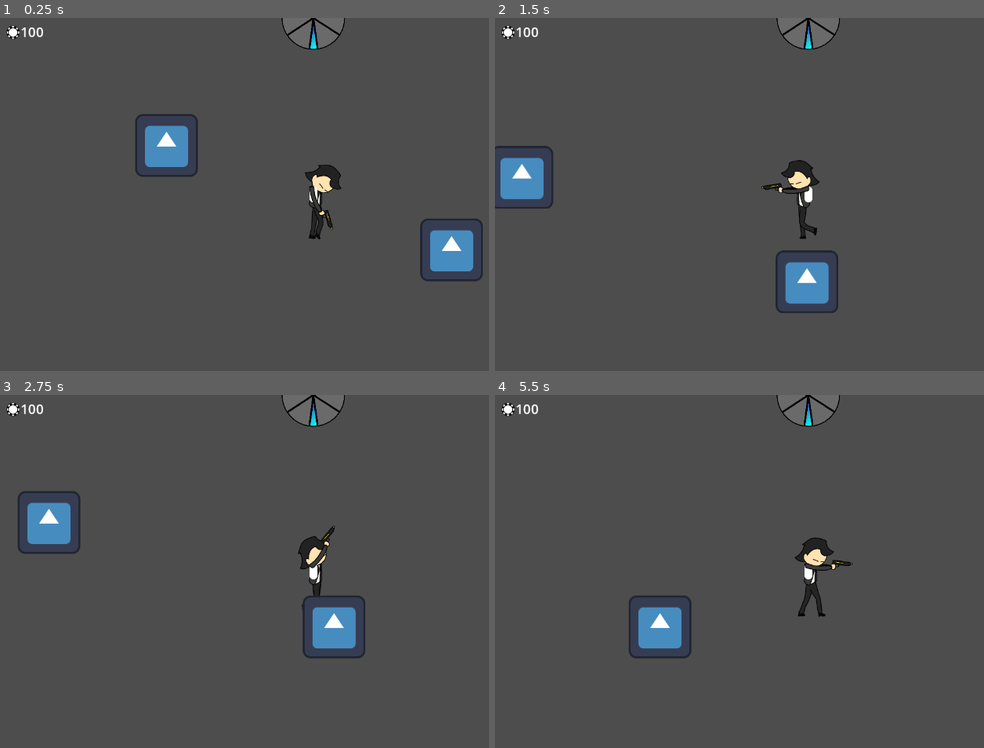
Above: before the commit, frames 1-4 (two rows, left to right).
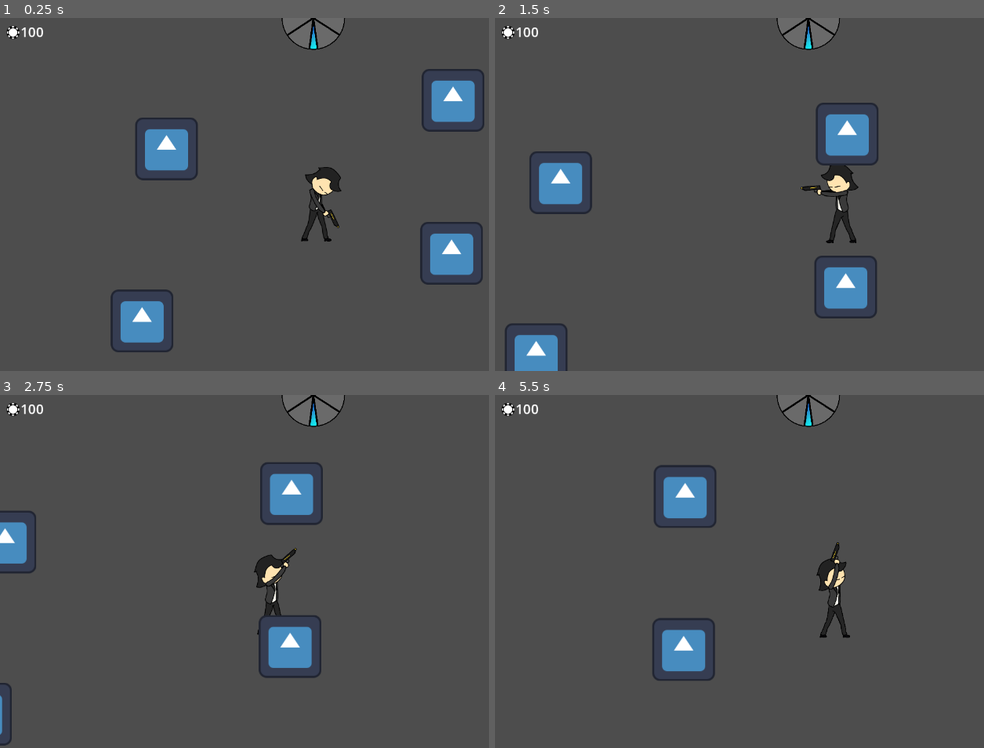
Above: after the commit, the same moments.

Repository: ClipperDev/spinning-game
Game: Godot game, scene res://levels/test_world.tscn
Two runs of this game, one before a commit and one after it. Both use one fixed random seed, a clock stepped at 60 frames per second and the inputs below. The engine's default icon, where the game draws it, is replaced by a stand-in: a white triangle on a blue panel in a dark square.
Inputs (mouse positions are in pixels of both pictures, inside the frame that each line leads up to):
- Up to frame 1 (0.25 s): no input
- Up to frame 2 (1.5 s): move the mouse to (944, 176) at 0.52 s; press the mouse at (944, 176) at 0.53 s; hold D (right) from 0.53 s (still down); tap Space (jump) at 0.77 s; move the mouse to (680, 212) at 1.27 s; release the mouse at (680, 212) at 1.28 s; tap Q (spin) at 1.35 s
- Up to frame 3 (2.75 s): tap Space (jump) at 1.52 s; move the mouse to (376, 493) at 2.02 s; release D (right) at 2.03 s; press the mouse at (376, 493) at 2.03 s; hold A (left) from 2.03 s (still down)
- Up to frame 4 (5.5 s): move the mouse to (778, 642) at 2.77 s; release A (left) at 2.78 s; release the mouse at (778, 642) at 2.78 s; hold D (right) 2.78-4.28 s; tap Q (spin) at 2.85, 4.35 s; tap Space (jump) at 3.02, 3.77, 4.52 s; move the mouse to (outside the picture) at 3.52 s; press the mouse at (outside the picture) at 3.53 s; move the mouse to (622, 518) at 4.27 s; release the mouse at (622, 518) at 4.28 s; hold A (left) 4.28-5.03 s; move the mouse to (842, 571) at 5.02 s; press the mouse at (842, 571) at 5.03 s; hold D (right) from 5.03 s (still down)

The runs differ from the first frame. In frame 1, 4.4% of the frame differs, in the area x 22-100%, y 14-95%; in frame 2, 8.6%, in the area x 0-79%, y 24-100%; in frame 3, 7.2%; in frame 4, 4.8%.

Commit message:
player camera movement
player can now walk forward and backward
the camera moves where the player is looking

Diff:
--- a/levels/test_world.tscn
+++ b/levels/test_world.tscn
@@ -32,3 +32,11 @@
 [node name="Icon2" type="Sprite2D" parent="." unique_id=420754893]
 position = Vector2(937, 627)
 texture = ExtResource("4_lqt7o")
+
+[node name="Icon3" type="Sprite2D" parent="." unique_id=922988026]
+position = Vector2(305, 765)
+texture = ExtResource("4_lqt7o")
+
+[node name="Icon4" type="Sprite2D" parent="." unique_id=147082135]
+position = Vector2(940, 315)
+texture = ExtResource("4_lqt7o")
--- /dev/null
+++ b/player/camera.gd
@@ -0,0 +1,22 @@
+extends Camera2D
+
+@export var shake_fade: float = 10.0
+
+var player_favor: float = 20
+
+var _shake: float = 0
+
+func _ready() -> void:
+	Global.camera = self
+
+func _physics_process(_delta: float) -> void:
+	var path: Vector2 = -Global.player.global_position + get_global_mouse_position()
+	global_position = (Global.player.global_position + (path * player_favor/100))
+
+func _process(delta: float) -> void:
+	if _shake > 0:
+		_shake = lerp(_shake, 0.0, shake_fade * delta)
+	offset = Vector2(randf_range(-_shake, _shake), randf_range(-_shake, _shake))
+
+func shake(shake_strength: float):
+	_shake = shake_strength
--- a/player/player.tscn
+++ b/player/player.tscn
@@ -10,6 +10,7 @@
 [ext_resource type="Texture2D" uid="uid://csn8m6xadp7cj" path="res://player/sprites/backhand.png" id="6_hg6s5"]
 [ext_resource type="Texture2D" uid="uid://21f1xjoanekx" path="res://player/sprites/head.png" id="7_rgyib"]
 [ext_resource type="Texture2D" uid="uid://deoiro8ynbip6" path="res://player/sprites/walk.png" id="8_8t03j"]
+[ext_resource type="Script" uid="uid://chts54o0pwjjd" path="res://player/camera.gd" id="10_2ieo8"]
 
 [sub_resource type="AtlasTexture" id="AtlasTexture_2ieo8"]
 atlas = ExtResource("8_8t03j")
@@ -97,11 +98,11 @@
 "speed": 12.0
 }]
 
+[sub_resource type="CapsuleShape2D" id="CapsuleShape2D_1vivr"]
+radius = 17.0
+height = 152.0
+
 [sub_resource type="CapsuleMesh" id="CapsuleMesh_8vrlf"]
-
-[sub_resource type="CapsuleShape2D" id="CapsuleShape2D_1vivr"]
-radius = 14.0
-height = 152.0
 
 [node name="player" type="CharacterBody2D" unique_id=821478642]
 script = ExtResource("1_oul6g")
@@ -148,16 +149,19 @@
 
 [node name="slots" type="Node2D" parent="." unique_id=2139044610]
 
+[node name="CollisionShape2D" type="CollisionShape2D" parent="." unique_id=643962234]
+position = Vector2(-2, 16)
+shape = SubResource("CapsuleShape2D_1vivr")
+
 [node name="MeshInstance2D" type="MeshInstance2D" parent="." unique_id=1042281610]
+visible = false
 position = Vector2(0, 1.9073486e-06)
 scale = Vector2(16, 16.000002)
 mesh = SubResource("CapsuleMesh_8vrlf")
 
-[node name="CollisionShape2D" type="CollisionShape2D" parent="." unique_id=643962234]
-position = Vector2(6, 14)
-shape = SubResource("CapsuleShape2D_1vivr")
-
-[node name="Camera2D" type="Camera2D" parent="." unique_id=1994980958]
+[node name="Camera2D" type="Camera2D" parent="." unique_id=1384453235]
+position_smoothing_enabled = true
+script = ExtResource("10_2ieo8")
 
 [node name="ui" parent="." unique_id=737340152 instance=ExtResource("2_rkbax")]
 offset_left = -640.0
--- a/project.godot
+++ b/project.godot
@@ -14,6 +14,10 @@
 run/main_scene="uid://bymfu3lcxrk63"
 config/features=PackedStringArray("4.7", "Forward Plus")
 config/icon="res://icon.svg"
+
+[autoload]
+
+Global="*uid://snxcxvkpu0pi"
 
 [display]
 
--- /dev/null
+++ b/scripts/Global.gd
@@ -0,0 +1,4 @@
+extends Node
+
+var player: Player
+var camera: Camera2D
--- a/scripts/player.gd
+++ b/scripts/player.gd
@@ -1,4 +1,5 @@
 extends CharacterBody2D
+class_name Player
 
 @onready var ui = $ui
 @onready var gun_pivot: Node2D = $gun_pivot
@@ -24,6 +25,9 @@
 
 var gun_flipped: bool = false
 var direction: float = 1
+
+func _ready() -> void:
+	Global.player = self
 
 func _process(_delta: float) -> void:
 	rotate_gun()
@@ -74,10 +78,17 @@
 func body_flipper_and_anim():
 	if gun_flipped:
 		body_pivot.scale.x = abs(body_pivot.scale.x) * -1
-		if direction >= 0:
+		if direction >= 1:
 			body_anim.play_backwards("walk")
-
+		elif direction <= -1:
+			body_anim.play("walk")
+		else: body_anim.play("idle")
 	elif not gun_flipped:
+		if direction <= -1:
+			body_anim.play_backwards("walk")
+		elif direction >= 1:
+			body_anim.play("walk")
+		else: body_anim.play("idle")
 		body_pivot.scale.x = abs(body_pivot.scale.x)
 
 
@@ -113,6 +124,7 @@
 		ammo -= 1
 
 
+
 # replace a section with a new one
 func replace_wheel_section(section: WheelSlot, slot: int, jackpot: float = false) -> void:
 	if jackpot:
--- a/ui/ui.tscn
+++ b/ui/ui.tscn
@@ -10,18 +10,16 @@
 mouse_filter = 2
 script = ExtResource("1_wl5ax")
 
-[node name="wheel" parent="." unique_id=1075253300 instance=ExtResource("1_nb4k0")]
-layout_mode = 1
+[node name="CanvasLayer" type="CanvasLayer" parent="." unique_id=643822415]
+
+[node name="wheel" parent="CanvasLayer" unique_id=1075253300 instance=ExtResource("1_nb4k0")]
 anchors_preset = 5
 anchor_left = 0.5
 anchor_right = 0.5
-offset_left = 640.0
-offset_right = 640.0
 grow_horizontal = 2
 scale = Vector2(0.21578313, 0.21578313)
 
-[node name="chips" type="Label" parent="." unique_id=634992783]
-layout_mode = 0
+[node name="chips" type="Label" parent="CanvasLayer" unique_id=634992783]
 offset_left = 42.0
 offset_top = 9.0
 offset_right = 97.0
@@ -30,6 +28,6 @@
 theme_override_font_sizes/font_size = 32
 text = "100"
 
-[node name="Sprite2D" type="Sprite2D" parent="chips" unique_id=1662503014]
+[node name="Sprite2D" type="Sprite2D" parent="CanvasLayer/chips" unique_id=1662503014]
 position = Vector2(-18, 24)
 texture = ExtResource("2_ks8t7")
Not shown, added: player/camera.gd.uid
Not shown, added: scripts/Global.gd.uid
